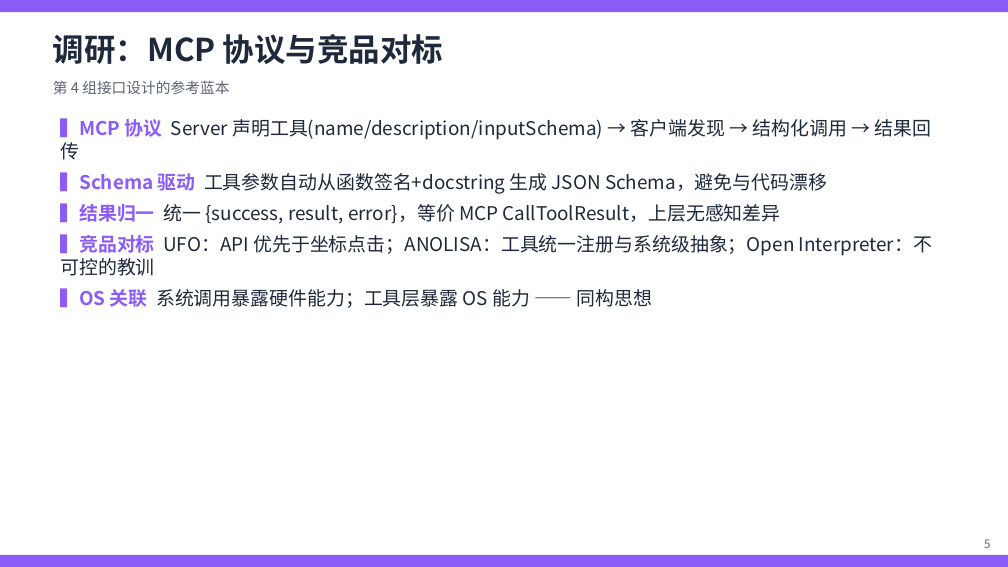
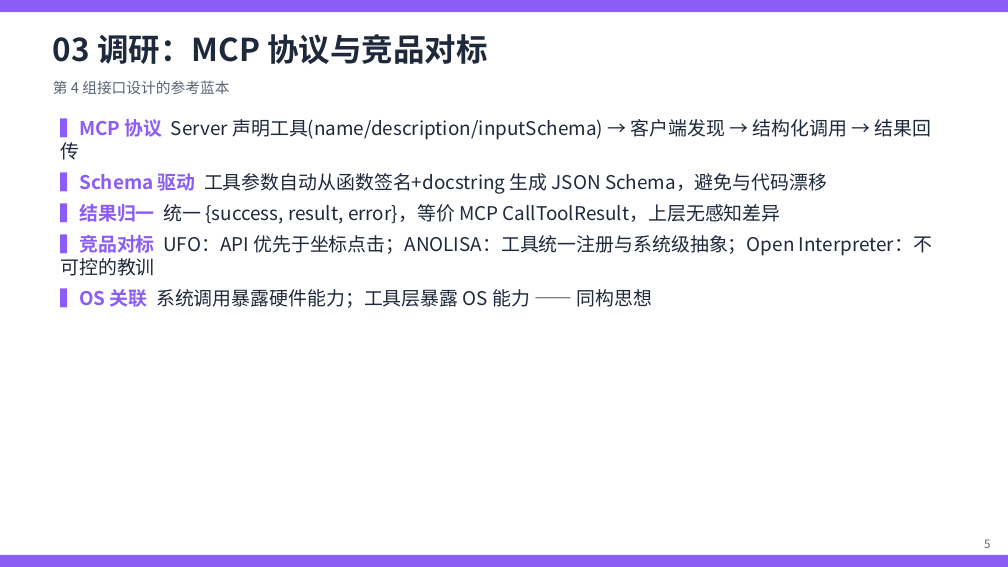
Before and after one commit to yurenhjh/miniyu, a slide deck: slide 6 of docs/第4组汇报PPT.pptx. Drawn at 1008x567 pixels with LibreOffice and Linux fonts; fonts in the diff are those of the drawing. Boxes give left, top, right and bottom in pixels: in the first picture for what was removed or moved away, otherwise in the second. Text is boxed around its words. In the diff, an @@ line names an element or a change of style, - is before the commit and + after.

```diff
--- a/docs/第4组汇报PPT.pptx
+++ b/docs/第4组汇报PPT.pptx
@@ text at (53,34,487,64): text changed @@
-调研：MCP 协议与竞品对标
+03 调研：MCP 协议与竞品对标
```
Also in this commit, not shown: 18 other slides changed, 2 slides added, 16 other files.
